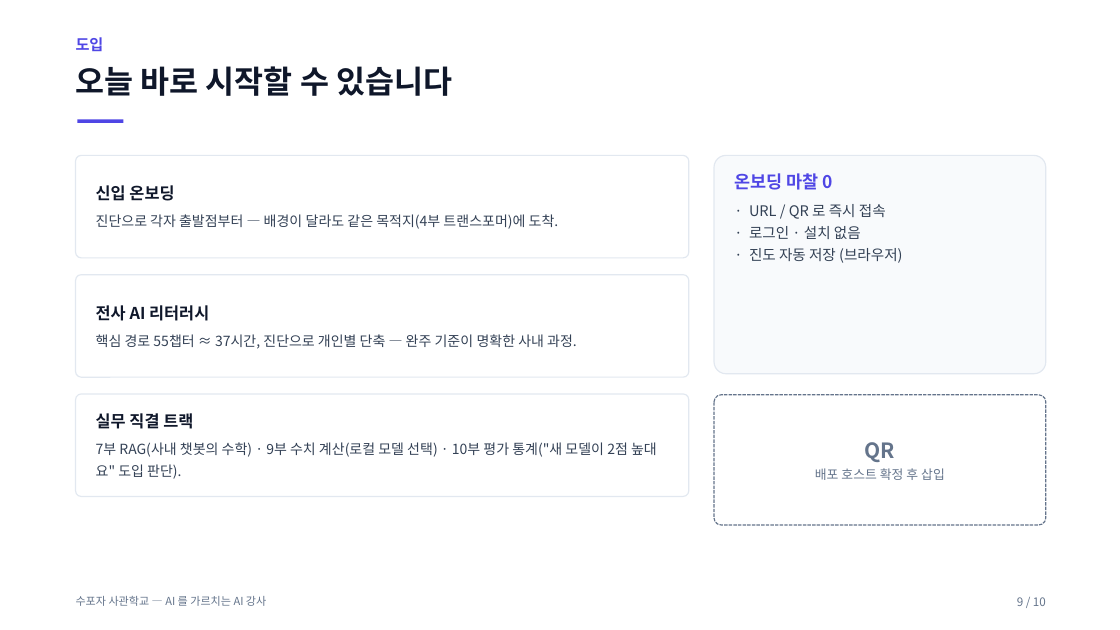
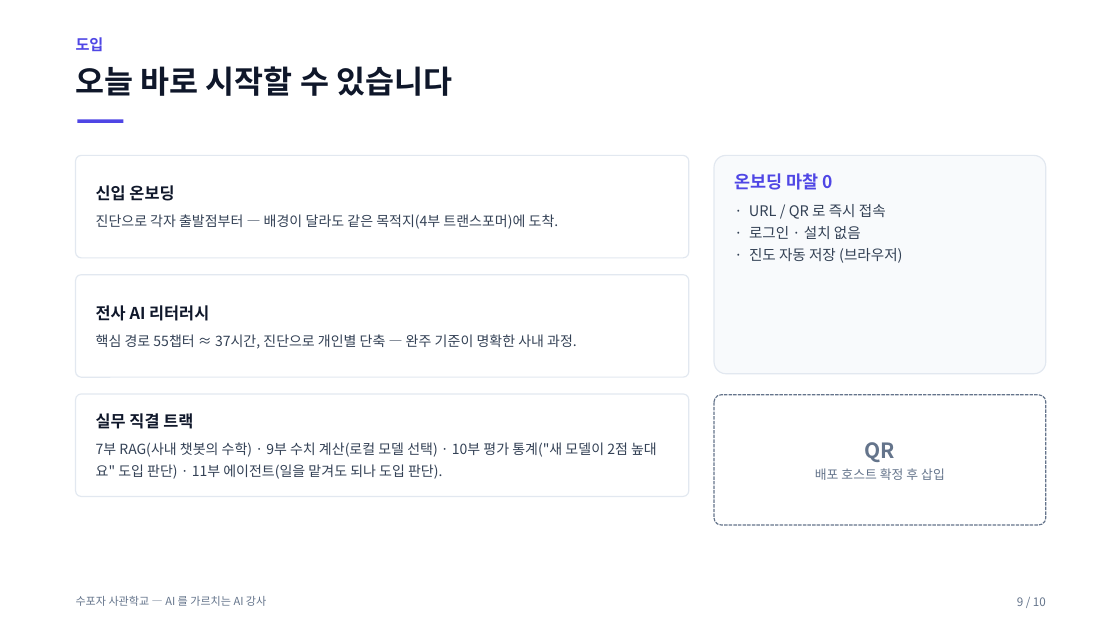
Before and after one commit to jiyupapa/math-platform, a slide deck: slide 9 of docs/hackathon/11_pitch_deck.pptx. Drawn at 1120x630 pixels with LibreOffice and Linux fonts; fonts in the diff are those of the drawing. Boxes give left, top, right and bottom in pixels: in the first picture for what was removed or moved away, otherwise in the second. Text is boxed around its words. In the diff, an @@ line names an element or a change of style, - is before the commit and + after.

```diff
--- a/docs/hackathon/11_pitch_deck.pptx
+++ b/docs/hackathon/11_pitch_deck.pptx
@@ text in rounded rectangle at [96, 442, 657, 479]: text changed @@
-7부 RAG(사내 챗봇의 수학) · 9부 수치 계산(로컬 모델 선택) · 10부 평가 통계("새 모델이 2점 높대요" 도입 판단).
+7부 RAG(사내 챗봇의 수학) · 9부 수치 계산(로컬 모델 선택) · 10부 평가 통계("새 모델이 2점 높대요" 도입 판단) · 11부 에이전트(일을 맡겨도 되나 도입 판단).
```
Also in this commit, not shown: 6 other slides changed, 24 other files.
